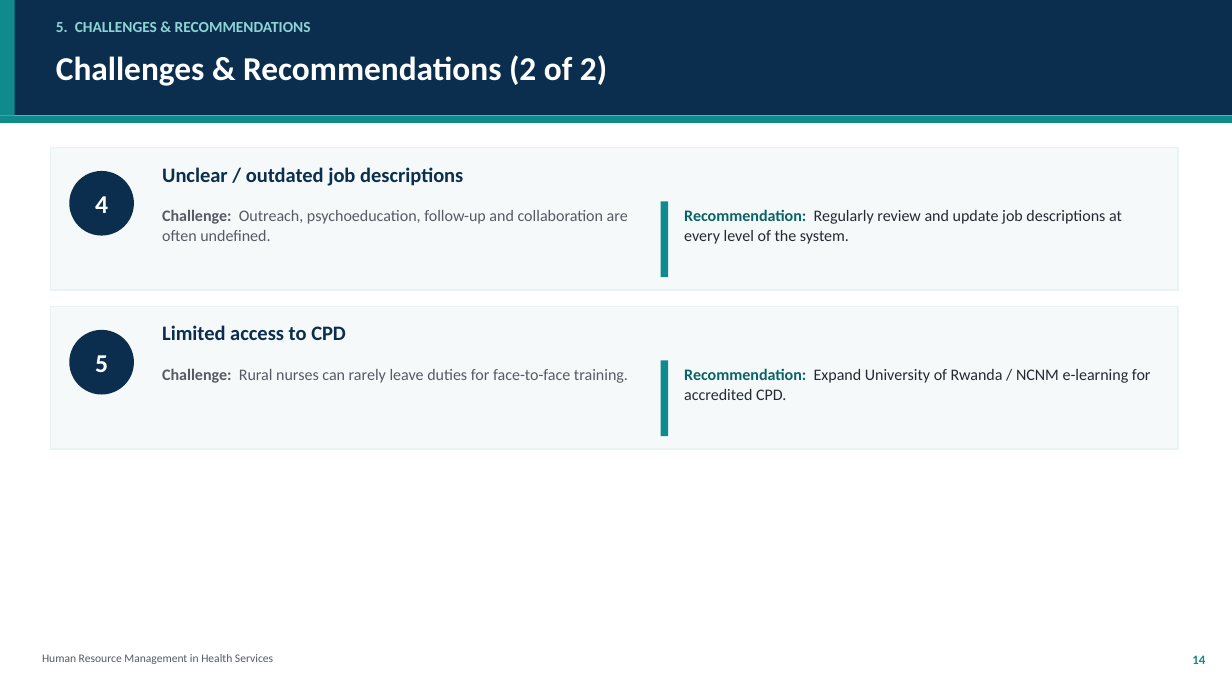
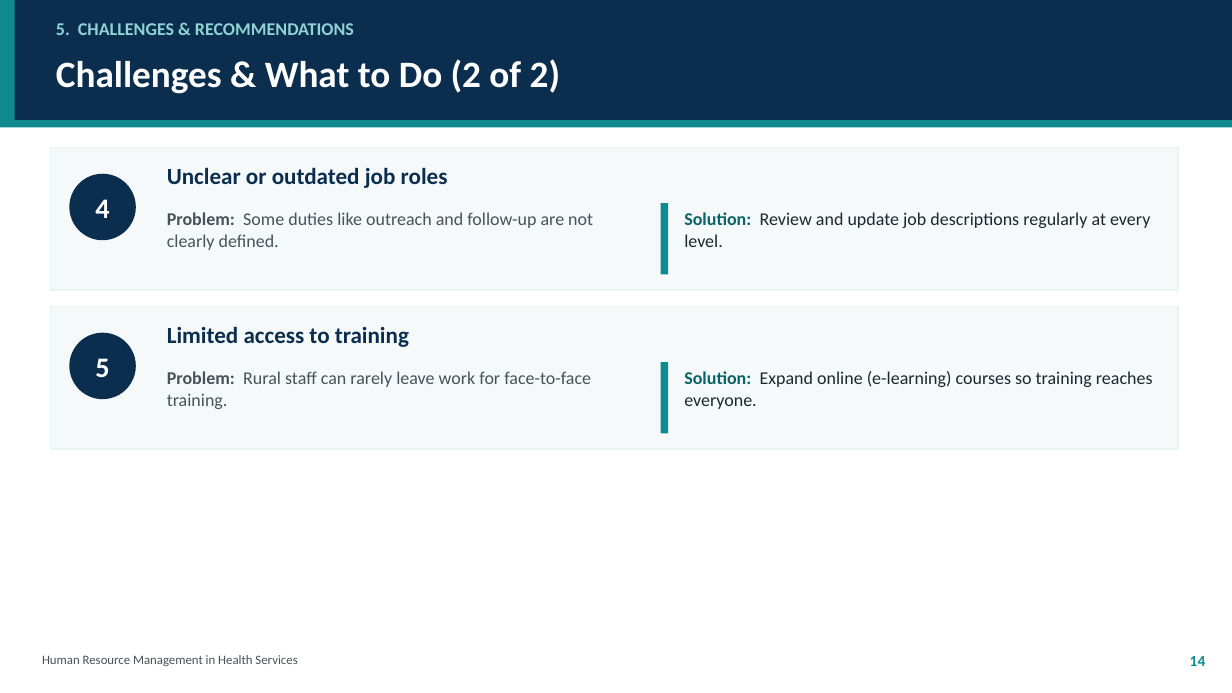
Before and after one commit to kwisanga-roger/mental-health-nurses-learning-helper, a slide deck: slide 14 of HRM_in_Health_Services_Group2.pptx. Drawn at 1232x693 pixels with LibreOffice and Linux fonts; fonts in the diff are those of the drawing. Boxes give left, top, right and bottom in pixels: in the first picture for what was removed or moved away, otherwise in the second. Text is boxed around its words. In the diff, an @@ line names an element or a change of style, - is before the commit and + after.

```diff
--- a/HRM_in_Health_Services_Group2.pptx
+++ b/HRM_in_Health_Services_Group2.pptx
@@ rectangle: place and size @@
-rectangle at <box>0,0,1232,116</box>
+rectangle at <box>0,0,1232,120</box>
@@ rectangle: place and size @@
-rectangle at <box>0,0,15,116</box>
+rectangle at <box>0,0,15,120</box>
@@ text "5. CHALLENGES & RECOMMENDATIONS" at <box>56,23,354,35</box>: size 12 to 14 pt @@
@@ text at <box>56,59,560,94</box>: text changed; size 26 to 29 pt @@
-Challenges & Recommendations (2 of 2)
+Challenges & What to Do (2 of 2)
@@ 2 ellipses, 1 rectangle: place and size @@
-2 ellipses, 1 rectangle at <box>0,116,1232,395</box>
+2 ellipses, 1 rectangle at <box>0,120,1232,399</box>
@@ ellipse "4" at <box>69,174,136,240</box>: size 20 to 22 pt @@
@@ text at <box>167,167,448,188</box>: text changed; size 16 to 18 pt @@
-Unclear / outdated job descriptions
+Unclear or outdated job roles
@@ text at <box>167,212,593,250</box>: text changed; size 12.5 to 14 pt; text colour #555B63 to #4A5159 @@
-Challenge: Outreach, psychoeducation, follow-up and collaboration are often undefined.
+Problem: Some duties like outreach and follow-up are not clearly defined.
@@ text at <box>684,212,1150,247</box>: text changed; size 12.5 to 14 pt; text colour #232A31 to #1F262D @@
-Recommendation: Regularly review and update job descriptions at every level of the system.
+Solution: Review and update job descriptions regularly at every level.
@@ text at <box>167,326,409,347</box>: text changed; size 16 to 18 pt @@
-Limited access to CPD
+Limited access to training
@@ ellipse "5" at <box>69,333,136,399</box>: size 20 to 22 pt @@
@@ text at <box>167,371,591,409</box>: text changed; size 12.5 to 14 pt; text colour #555B63 to #4A5159 @@
-Challenge: Rural nurses can rarely leave duties for face-to-face training.
+Problem: Rural staff can rarely leave work for face-to-face training.
@@ text at <box>684,371,1153,409</box>: text changed; size 12.5 to 14 pt; text colour #232A31 to #1F262D @@
-Recommendation: Expand University of Rwanda / NCNM e-learning for accredited CPD.
+Solution: Expand online (e-learning) courses so training reaches everyone.
@@ text "Human Resource Management in Health ..." at <box>42,655,297,666</box>: size 9 to 10 pt, text colour #555B63 to #4A5159 @@
@@ text "14" at <box>1190,656,1206,666</box>: size 10 to 12 pt @@
```
Also in this commit, not shown: 11 other slides changed, 3 slides added, 3 slides removed.
